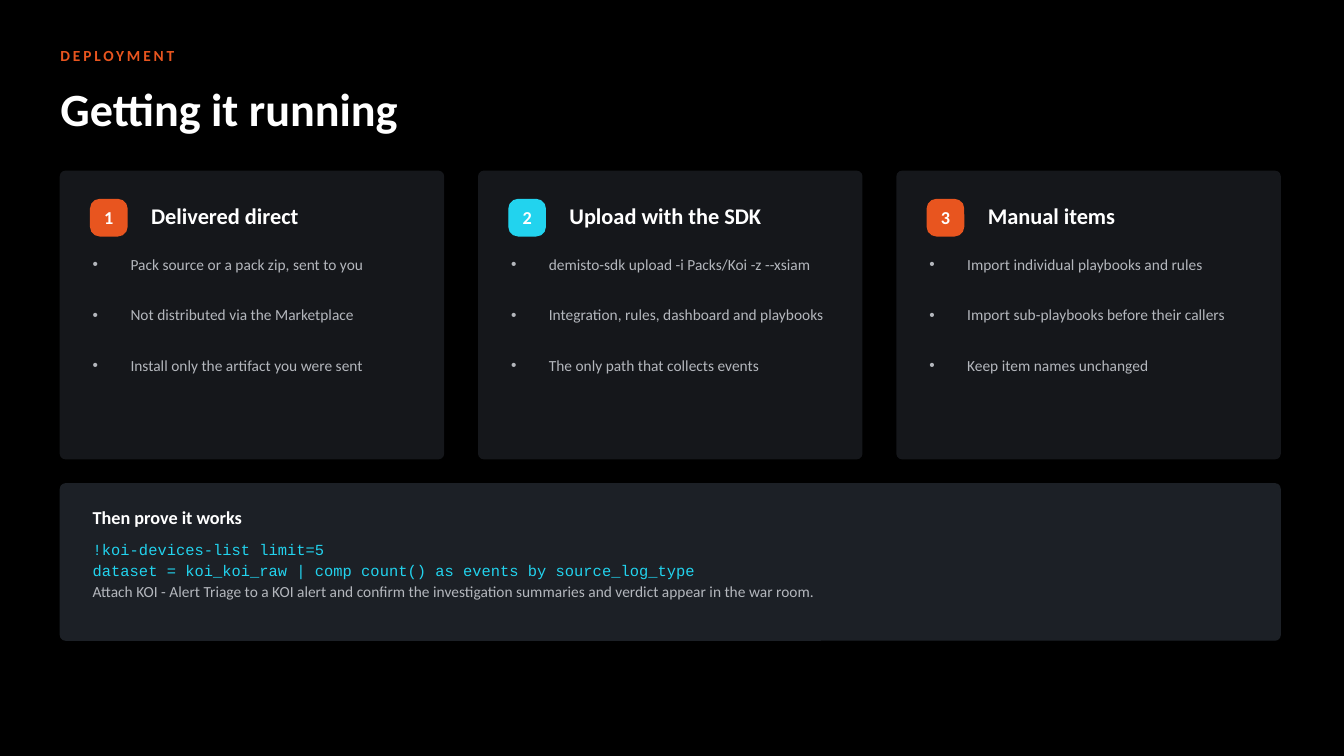
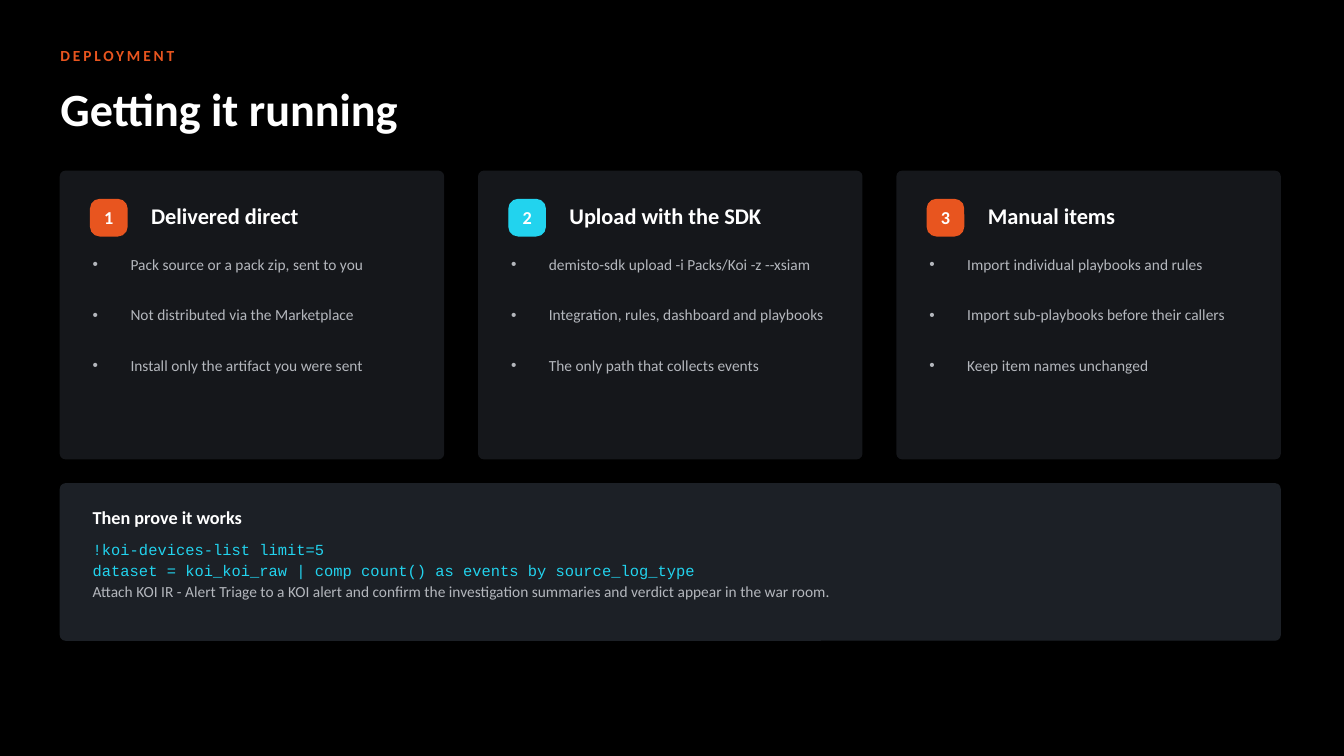
Before and after one commit to ayman-m/koi-xsiam-pack, a slide deck: slide 10 of docs/KOI_Content_Pack_Overview.pptx. Drawn at 1344x756 pixels with LibreOffice and Linux fonts; fonts in the diff are those of the drawing. Boxes give left, top, right and bottom in pixels: in the first picture for what was removed or moved away, otherwise in the second. Text is boxed around its words. In the diff, an @@ line names an element or a change of style, - is before the commit and + after.

```diff
--- a/docs/KOI_Content_Pack_Overview.pptx
+++ b/docs/KOI_Content_Pack_Overview.pptx
@@ text at [93, 586, 830, 600]: text changed @@
-Attach KOI - Alert Triage to a KOI alert and confirm the investigation summaries and verdict appear in the war room.
+Attach KOI IR - Alert Triage to a KOI alert and confirm the investigation summaries and verdict appear in the war room.
```
Also in this commit, not shown: 38 other files.
